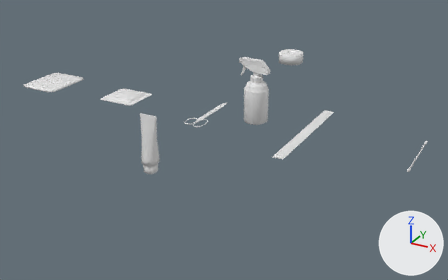
Two versions of the FBX model Assets/Decals/Models/Medical Supplies.fbx, one commit apart.
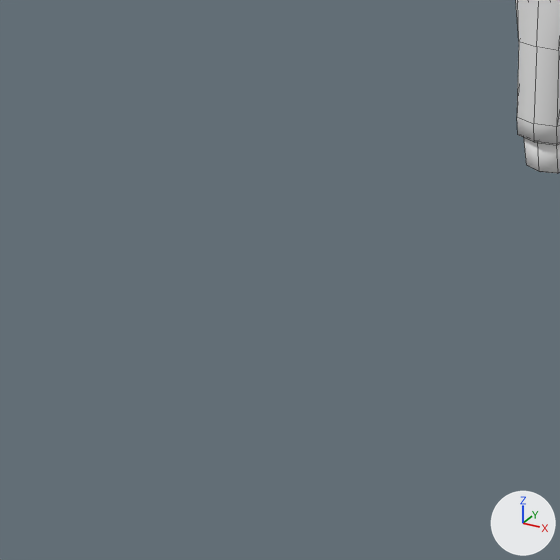
Each version is shown whole from a 50 mm camera at (0.711, -1.22, 0.548) aimed at (0.048, -0.013, -0.055), then close up on the part from 0% to 34% of the width and 45% to 100% of the height. Every picture has the same lights, and +X, +Y and +Z are marked at lower right. The close-ups show mesh edges as thin lines. Where no turn or scale is listed for an object, it has been applied to the vertices.

Names of what the first close-up shows: 'Ointment'.
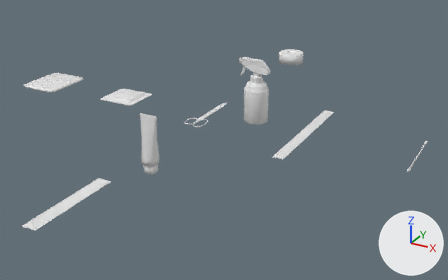
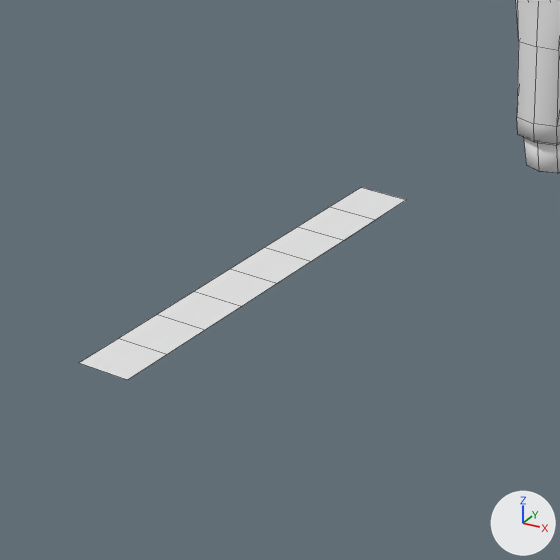
Patch to the scene script:
```diff
--- a/Assets/Decals/Models/Medical Supplies.fbx.py
+++ b/Assets/Decals/Models/Medical Supplies.fbx.py
@@ mat_gauze @@
+mat_gauze = principled_material('Gauze')
+mat_gauze.base_color = (0.8, 0.8, 0.8)  # white #e7e7e7
@@ me_plane @@
+me_plane.from_pydata([(-0.015, -0.1, 0.0), (0.015, -0.1, 0.0), (-0.015, 0.1, 0.0), (0.015, 0.1, 0.0), (-0.015, 0.075, 0.0), (-0.015, 0.05, 0.0), (-0.015, 0.025, 0.0), (-0.015, 0.0, 0.0), (-0.015, -0.025, 0.0), (-0.015, -0.05, 0.0), (-0.015, -0.075, 0.0), (0.015, -0.075, 0.0), (0.015, -0.05, 0.0), (0.015, -0.025, 0.0), (0.015, 0.0, 0.0), (0.015, 0.025, 0.0), (0.015, 0.05, 0.0), (0.015, 0.075, 0.0)], [], [(4, 17, 3, 2), (0, 1, 11, 10), (10, 11, 12, 9), (9, 12, 13, 8), (8, 13, 14, 7), (7, 14, 15, 6), (6, 15, 16, 5), (5, 16, 17, 4)])
+me_plane.materials.append(mat_gauze)  # white #e7e7e7
@@ ob_gauze @@
+ob_gauze = bpy.data.objects.new('Gauze', me_plane)
+ob_gauze.location = (0.0, -0.5, 0.0)
```

Where the change shows, as pixel boxes (x1, y1, x2, y2) in the close-ups (560 x 560 px):
'Gauze', added: after (79, 187, 405, 380)
